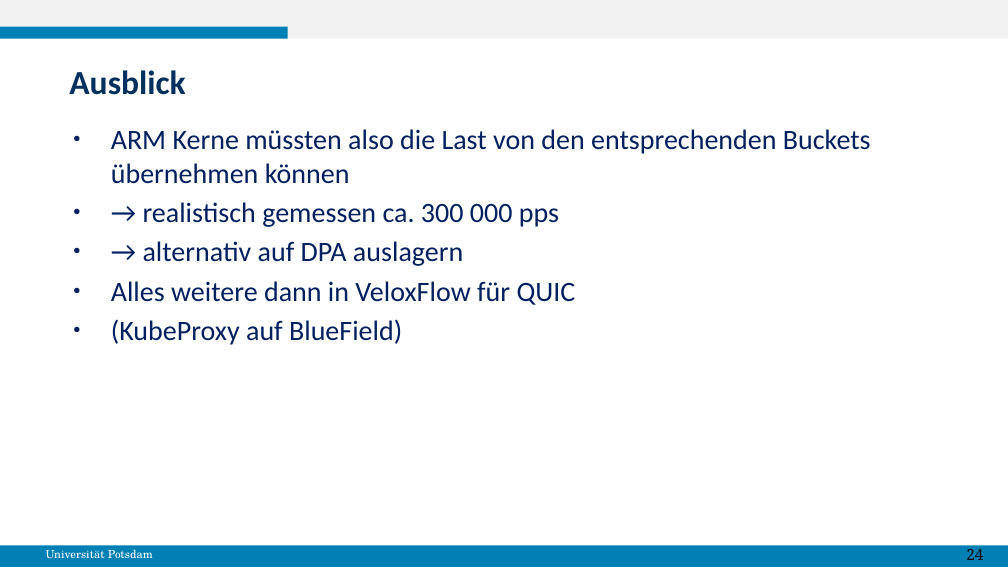
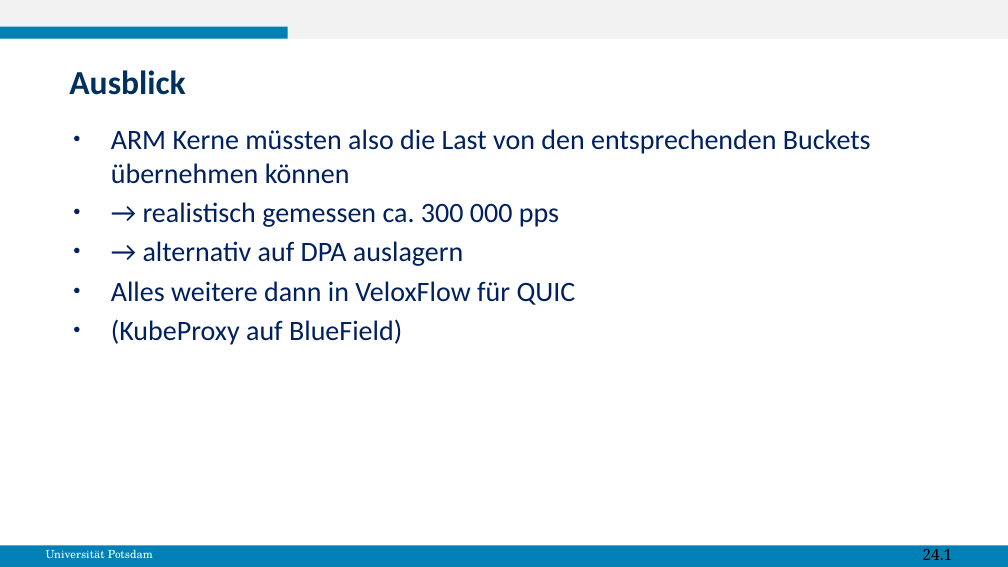
Before and after one commit to gespel/XenoFlow, a slide deck: slide 27 of docs/MasterPraktikumBericht.odp. Drawn at 1008x567 pixels with LibreOffice and Linux fonts; fonts in the diff are those of the drawing. Boxes give left, top, right and bottom in pixels: in the first picture for what was removed or moved away, otherwise in the second. Text is boxed around its words. In the diff, an @@ line names an element or a change of style, - is before the commit and + after.

```diff
--- a/docs/MasterPraktikumBericht.odp
+++ b/docs/MasterPraktikumBericht.odp
@@ text at box(923, 549, 953, 560): text changed @@
-24
+24.1
```
Also in this commit, not shown: 1 slide added.
